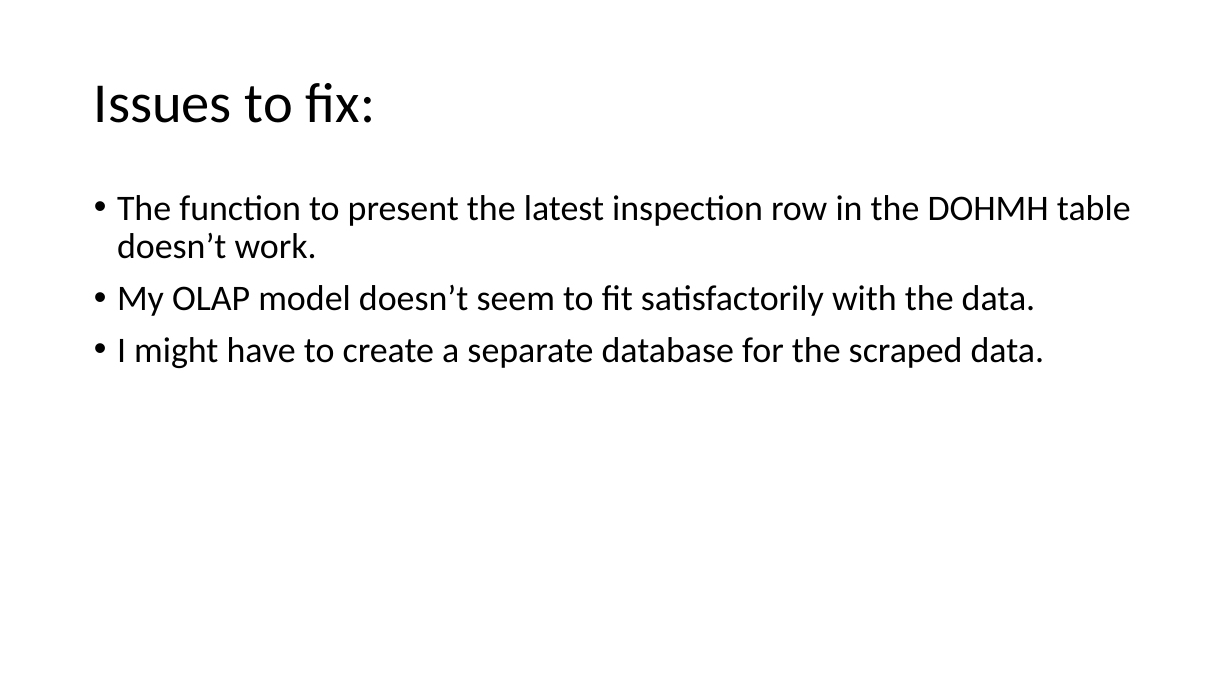
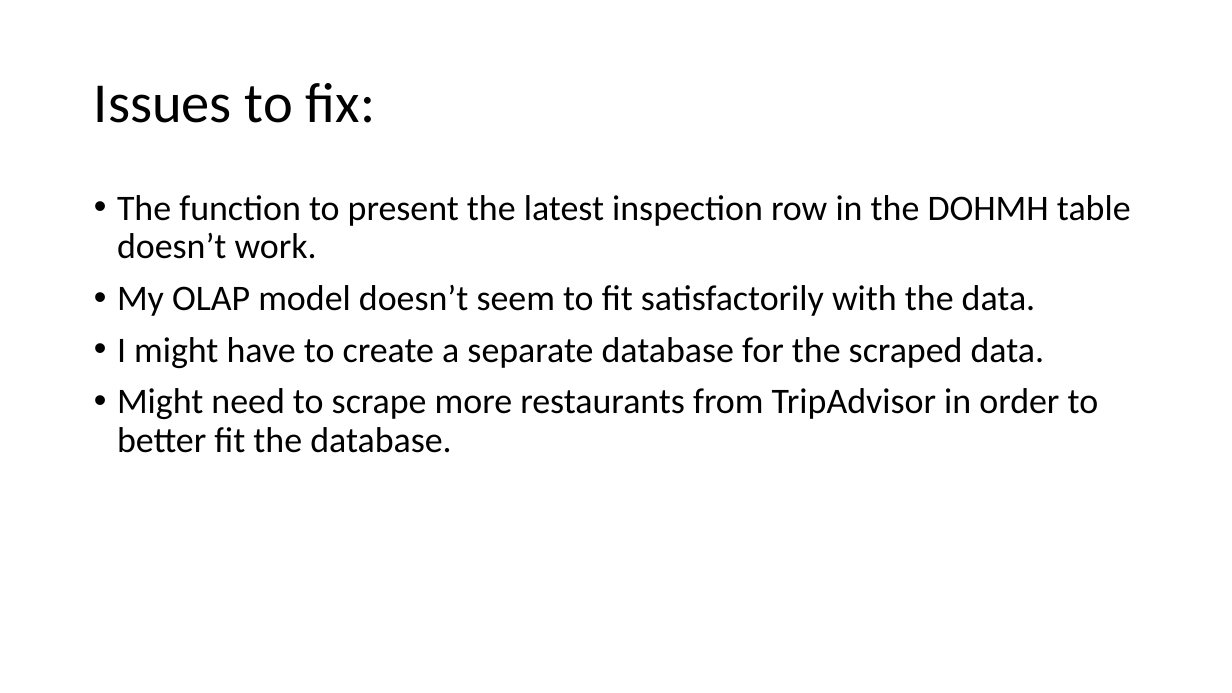
Before and after one commit to sephi-22/restaurant_services_analytics, a slide deck: slide 14 of ETH_Project 1.pptx. Drawn at 1232x693 pixels with LibreOffice and Linux fonts; fonts in the diff are those of the drawing. Boxes give left, top, right and bottom in pixels: in the first picture for what was removed or moved away, otherwise in the second. Text is boxed around its words. In the diff, an @@ line names an element or a change of style, - is before the commit and + after.

Commit message:
Added more issues

```diff
--- a/ETH_Project 1.pptx
+++ b/ETH_Project 1.pptx
@@ text at (117,388,1099,453): paragraph added @@
+• Might need to scrape more restaurants from TripAdvisor in order to better fit the database.
```
